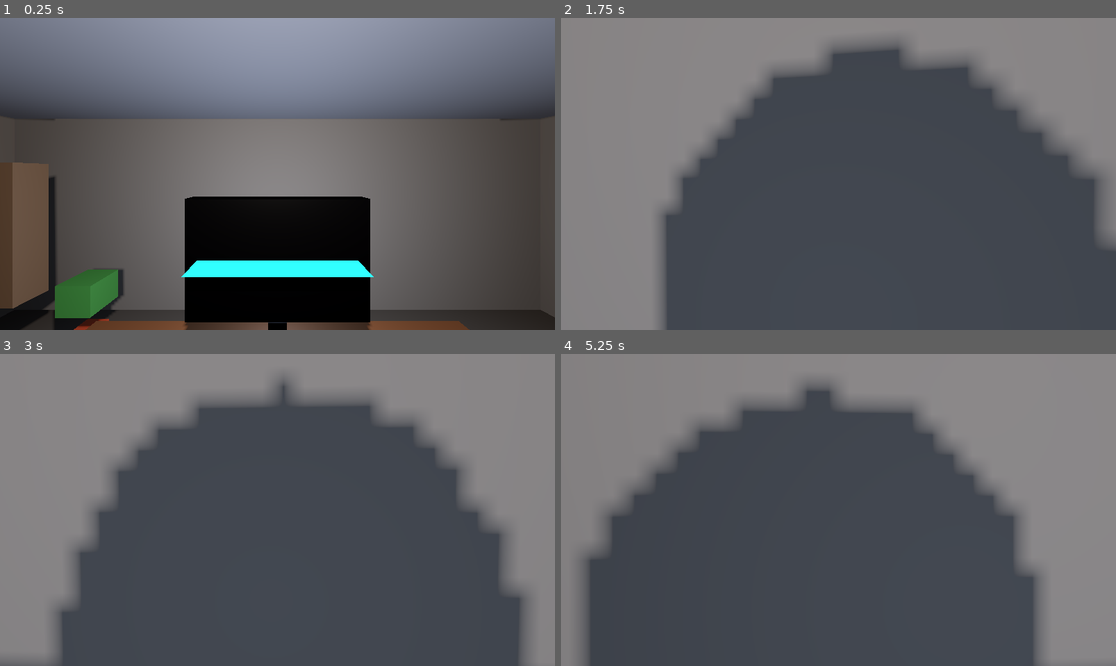
Above: before the commit, frames 1-4 (two rows, left to right).
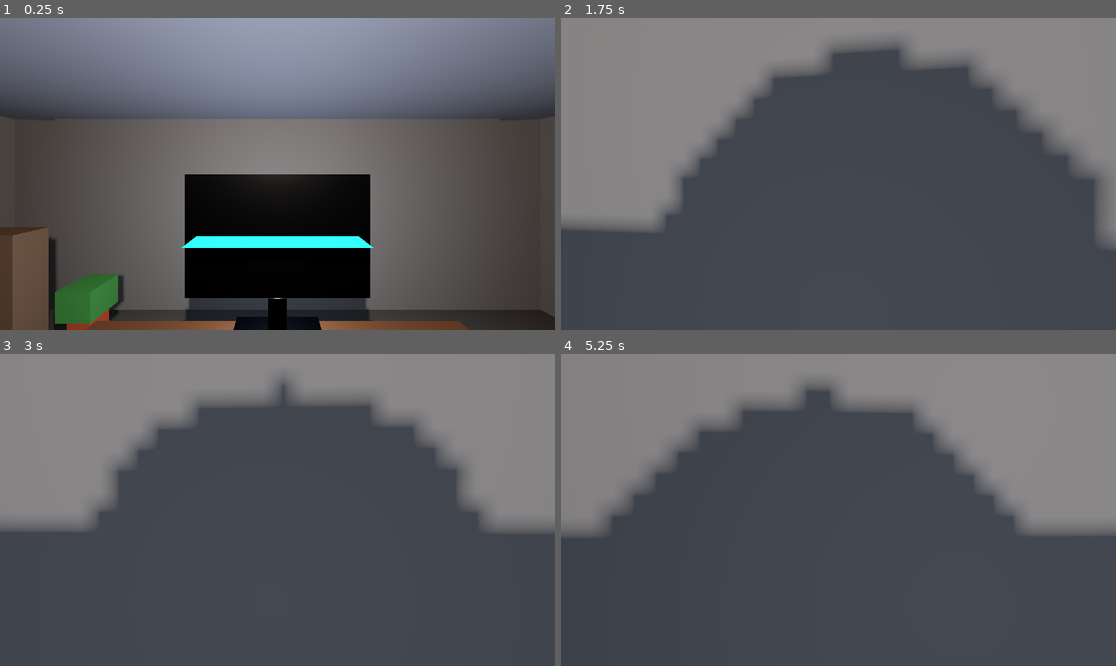
Above: after the commit, the same moments.

Repository: lucasteamalt12321/HorrorGame
Game: Godot game, scene res://scenes/levels/world.tscn
The game is run twice, just before and just after one commit, with the same random seed, the same clock (stepped at 60 frames per second) and the same inputs.
Inputs (mouse positions are in pixels of both pictures, inside the frame that each line leads up to):
- Up to frame 1 (0.25 s): no input
- Up to frame 2 (1.75 s): move the mouse to (866, 174) at 0.52 s; hold W (move_forward) from 0.53 s (still down); tap Space (jump) at 0.77, 1.52 s; move the mouse to (810, 174) at 1.27 s
- Up to frame 3 (3 s): keep holding W (move_forward); move the mouse to (288, 503) at 2.02 s; tap Enter at 2.75 s; move the mouse to (271, 516) at 2.77 s
- Up to frame 4 (5.25 s): keep holding W (move_forward); tap Space (jump) at 3.02, 3.77, 4.25, 4.52 s; move the mouse to (877, 513) at 3.52 s; move the mouse to (794, 506) at 4.27 s; move the mouse to (844, 510) at 5.02 s

The runs differ from the first frame. In frame 1, 11% of the frame differs, in the area x 0-68%, y 46-100%; in frame 2, 6.3%; in frame 3, 9.5%; in frame 4, 9.3%.

Commit message:
PHASE 2 fixes: геометрия офиса (клавиатура, шкаф, шкаф-пер заграждений, дверная перемычка, окно, растение, монитор)

Diff:
--- a/scenes/levels/office/office.tscn
+++ b/scenes/levels/office/office.tscn
@@ -183,11 +183,14 @@
 [sub_resource type="BoxShape3D" id="BoxShape_door"]
 size = Vector3(0.9, 2.3, 0.1)
 
-[sub_resource type="BoxMesh" id="BoxMesh_door_frame"]
-size = Vector3(0.06, 2.4, 0.16)
+[sub_resource type="BoxMesh" id="BoxMesh_door_post"]
+size = Vector3(0.1, 2.4, 0.15)
+
+[sub_resource type="BoxMesh" id="BoxMesh_door_lintel"]
+size = Vector3(1.1, 0.1, 0.15)
 
 [sub_resource type="BoxMesh" id="BoxMesh_door_handle"]
-size = Vector3(0.05, 0.05, 0.35)
+size = Vector3(0.35, 0.05, 0.05)
 
 [sub_resource type="BoxMesh" id="BoxMesh_shelf_body"]
 size = Vector3(1.4, 1.6, 0.35)
@@ -196,10 +199,10 @@
 size = Vector3(0.08, 0.24, 0.28)
 
 [sub_resource type="BoxMesh" id="BoxMesh_window_frame"]
-size = Vector3(1.6, 1.2, 0.08)
+size = Vector3(1.6, 1.2, 0.16)
 
 [sub_resource type="BoxMesh" id="BoxMesh_window_glass"]
-size = Vector3(1.4, 1.0, 0.04)
+size = Vector3(1.4, 1.0, 0.02)
 
 [sub_resource type="BoxMesh" id="BoxMesh_plant_pot"]
 size = Vector3(0.3, 0.35, 0.3)
@@ -310,7 +313,7 @@
 shape = SubResource("BoxShape_desk")
 
 [node name="Monitor" type="Node3D" parent="."]
-transform = Transform3D(1, 0, 0, 0, 1, 0, 0, 0, 1, 0, 1.62, -1.6)
+transform = Transform3D(1, 0, 0, 0, 1, 0, 0, 0, 1, 0, 1.805, -1.6)
 
 [node name="Body" type="MeshInstance3D" parent="Monitor"]
 material_override = SubResource("Material_monitor")
@@ -338,7 +341,7 @@
 omni_range = 5.0
 
 [node name="Keyboard" type="Node3D" parent="."]
-transform = Transform3D(0.866, 0, 0.5, 0, 1, 0, -0.5, 0, 0.866, 0, 0.975, -0.55)
+transform = Transform3D(1, 0, 0, 0, 1, 0, 0, 0, 1, 0, 0.975, -0.55)
 
 [node name="Body" type="MeshInstance3D" parent="Keyboard"]
 material_override = SubResource("Material_keyboard")
@@ -415,7 +418,7 @@
 mesh = SubResource("BoxMesh_chair_armrest")
 
 [node name="Door" type="Node3D" parent="."]
-transform = Transform3D(1, 0, 0, 0, 1, 0, 0, 0, 1, 3.4, 1.15, 3.4)
+transform = Transform3D(1, 0, 0, 0, 1, 0, 0, 0, 1, 2.95, 1.15, 3.4)
 
 [node name="Leaf" type="MeshInstance3D" parent="Door"]
 material_override = SubResource("Material_door")
@@ -437,61 +440,61 @@
 [node name="FrameLeft" type="MeshInstance3D" parent="DoorFrame"]
 transform = Transform3D(1, 0, 0, 0, 1, 0, 0, 0, 1, -0.55, 0, 0)
 material_override = SubResource("Material_door_frame")
-mesh = SubResource("BoxMesh_door_frame")
+mesh = SubResource("BoxMesh_door_post")
 
 [node name="FrameRight" type="MeshInstance3D" parent="DoorFrame"]
 transform = Transform3D(1, 0, 0, 0, 1, 0, 0, 0, 1, 0.55, 0, 0)
 material_override = SubResource("Material_door_frame")
-mesh = SubResource("BoxMesh_door_frame")
+mesh = SubResource("BoxMesh_door_post")
 
 [node name="FrameTop" type="MeshInstance3D" parent="DoorFrame"]
 transform = Transform3D(1, 0, 0, 0, 1, 0, 0, 0, 1, 0, 1.2, 0)
 material_override = SubResource("Material_door_frame")
-mesh = SubResource("BoxMesh_door_frame")
+mesh = SubResource("BoxMesh_door_lintel")
 
 [node name="Shelf" type="Node3D" parent="."]
-transform = Transform3D(1, 0, 0, 0, 1, 0, 0, 0, 1, -3.6, 1.6, -2.4)
+transform = Transform3D(1, 0, 0, 0, 1, 0, 0, 0, 1, -3.6, 0.8, -2.4)
 
 [node name="Body" type="MeshInstance3D" parent="Shelf"]
 material_override = SubResource("Material_shelf")
 mesh = SubResource("BoxMesh_shelf_body")
 
 [node name="Book1" type="MeshInstance3D" parent="Shelf"]
-transform = Transform3D(1, 0, 0, 0, 1, 0, 0, 0, 1, -0.2, 0.62, 0.19)
+transform = Transform3D(1, 0, 0, 0, 1, 0, 0, 0, 1, -0.2, 0.68, 0.17)
 material_override = SubResource("Material_book")
 mesh = SubResource("BoxMesh_book")
 
 [node name="Book2" type="MeshInstance3D" parent="Shelf"]
-transform = Transform3D(1, 0, 0, 0, 1, 0, 0, 0, 1, -0.05, 0.62, 0.19)
+transform = Transform3D(1, 0, 0, 0, 1, 0, 0, 0, 1, -0.05, 0.68, 0.17)
 material_override = SubResource("Material_book_green")
 mesh = SubResource("BoxMesh_book")
 
 [node name="Book3" type="MeshInstance3D" parent="Shelf"]
-transform = Transform3D(1, 0, 0, 0, 1, 0, 0, 0, 1, 0.1, 0.62, 0.19)
+transform = Transform3D(1, 0, 0, 0, 1, 0, 0, 0, 1, 0.1, 0.68, 0.17)
 material_override = SubResource("Material_book_blue")
 mesh = SubResource("BoxMesh_book")
 
 [node name="Window" type="Node3D" parent="."]
-transform = Transform3D(1, 0, 0, 0, 1, 0, 0, 0, 1, -4.42, 1.7, 1.5)
+transform = Transform3D(1, 0, 0, 0, 1, 0, 0, 0, 1, -4.5, 1.7, 1.5)
 
 [node name="Frame" type="MeshInstance3D" parent="Window"]
 material_override = SubResource("Material_door_frame")
 mesh = SubResource("BoxMesh_window_frame")
 
 [node name="Glass" type="MeshInstance3D" parent="Window"]
-transform = Transform3D(1, 0, 0, 0, 1, 0, 0, 0, 1, 0, 0, 0.06)
+transform = Transform3D(1, 0, 0, 0, 1, 0, 0, 0, 1, 0.08, 0, 0)
 material_override = SubResource("Material_window_glow")
 mesh = SubResource("BoxMesh_window_glass")
 
 [node name="Plant" type="Node3D" parent="."]
-transform = Transform3D(1, 0, 0, 0, 1, 0, 0, 0, 1, -2.6, 0, -2.8)
+transform = Transform3D(1, 0, 0, 0, 1, 0, 0, 0, 1, -2.6, 0.175, -2.8)
 
 [node name="Pot" type="MeshInstance3D" parent="Plant"]
 material_override = SubResource("Material_pot")
 mesh = SubResource("BoxMesh_plant_pot")
 
 [node name="Leaves" type="MeshInstance3D" parent="Plant"]
-transform = Transform3D(1, 0, 0, 0, 1, 0, 0, 0, 1, 0, 0.65, 0)
+transform = Transform3D(1, 0, 0, 0, 1, 0, 0, 0, 1, 0, 0.4, 0)
 material_override = SubResource("Material_plant")
 mesh = SubResource("BoxMesh_plant_leaves")
 
